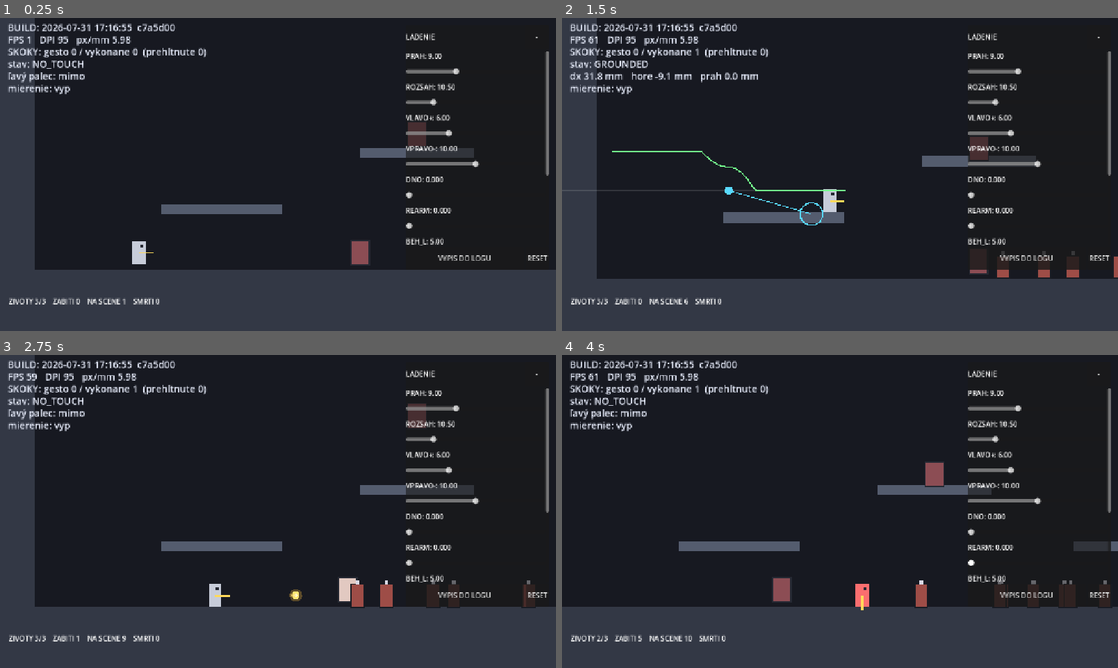
Above: before the commit, frames 1-4 (two rows, left to right).
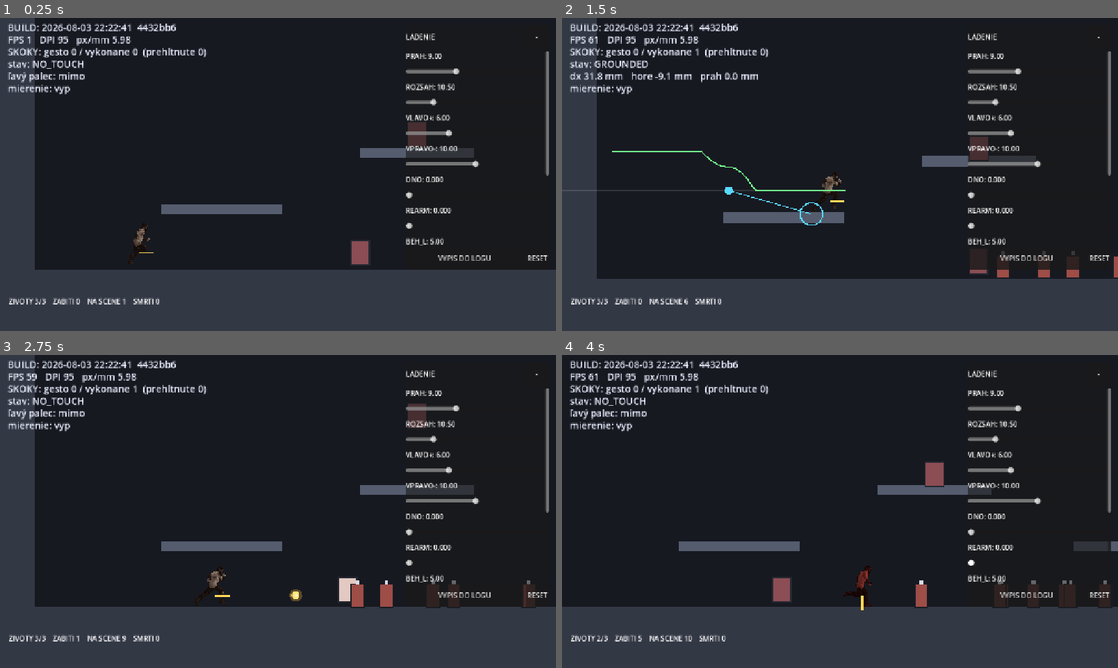
Above: after the commit, the same moments.

Repository: belispav/slavs
Game: Godot game, scene res://scenes/main.tscn
Same seed, same stepped clock (60 frames per second), same inputs: the game is played once before the commit and once after it.
Inputs (mouse positions are in pixels of both pictures, inside the frame that each line leads up to):
- Up to frame 1 (0.25 s): no input
- Up to frame 2 (1.5 s): tap Enter (ui_accept) at 0.5, 0.77 s; move the mouse to (962, 158) at 0.52 s; hold D 0.53-1.25 s; hold Space 0.53-1.25 s; click (962, 158) at 0.67 s; drag from (728, 190) to (979, 262) at 1.27 s
- Up to frame 3 (2.75 s): move the mouse to (333, 442) at 2.02 s; hold A from 2.03 s (still down); hold L from 2.03 s (still down)
- Up to frame 4 (4 s): release A at 2.75 s; release L at 2.75 s; drag from (812, 574) to (917, 596) at 2.77 s; move the mouse to (1006, 558) at 3.52 s; hold D from 3.53 s (still down); hold K from 3.53 s (still down); tap Enter (ui_accept) at 3.77 s

The runs differ from the first frame. In frame 1, 0.5% of the frame differs, in the area x 13-32%, y 1-79%; in frame 2, 0.5%; in frame 3, 0.5%; in frame 4, 0.5%, in the area x 13-56%, y 1-81%.

Commit message:
Fix the grey box on device, and map the tuning sliders in the cheat sheet
Listing a folder for .png files works in the editor and returns nothing in an
exported game, because Godot converts images to its own format on export and
the original files are not in the package. It fails only on the device, which is
the worst place to find it, and looks exactly like the art never loading. The
pixel pass now writes frames.gd next to the sprites; a script is a resource, so
it survives the export and load() still resolves the paths it names. Folder
listing stays as the fallback for the editor.

PRIKAZY.md gains what the ten sliders actually do. Ten unlabelled sliders is
enough to lose the one you need, and the one asked for - MIER - is the one whose
name says least about its effect: it is the distance the thumb may stray before
the anchor follows, so a small value is what makes the reticle skate about.
MIER_OTOC is marked leave-at-zero with the reason, since it was tried on device
and rejected for stopping auto-fire mid-turn.

Diff:
--- /dev/null
+++ b/volya/art/run_px/frames.gd
@@ -0,0 +1,25 @@
+# Generated by tools/pixelize_sprites.py - do not edit.
+#
+# Godot does not ship the original .png files in an exported game, so
+# the folder cannot be listed at runtime. This list can.
+extends RefCounted
+
+const FRAMES: Array[String] = [
+	"res://art/run_px/run_a00_0001.png",
+	"res://art/run_px/run_a00_0002.png",
+	"res://art/run_px/run_a00_0003.png",
+	"res://art/run_px/run_a00_0004.png",
+	"res://art/run_px/run_a00_0005.png",
+	"res://art/run_px/run_a00_0006.png",
+	"res://art/run_px/run_a00_0007.png",
+	"res://art/run_px/run_a00_0008.png",
+	"res://art/run_px/run_a00_0009.png",
+	"res://art/run_px/run_a00_0010.png",
+	"res://art/run_px/run_a00_0011.png",
+	"res://art/run_px/run_a00_0012.png",
+	"res://art/run_px/run_a00_0013.png",
+	"res://art/run_px/run_a00_0014.png",
+	"res://art/run_px/run_a00_0015.png",
+	"res://art/run_px/run_a00_0016.png",
+	"res://art/run_px/run_a00_0017.png",
+]
--- a/volya/scripts/build_stamp.gd
+++ b/volya/scripts/build_stamp.gd
@@ -5,4 +5,4 @@
 ##
 ## ZAMERNE tu NIE JE class_name: globalne nazvy tried su v cache, ktoru
 ## headless export neobnovuje, a export by na tom padol.
-const STAMP := "2026-07-31 17:16:55  c7a5d00"
+const STAMP := "2026-08-03 22:22:41  4432bb6"
--- a/volya/scripts/sprite_sequence.gd
+++ b/volya/scripts/sprite_sequence.gd
@@ -26,10 +26,41 @@
 	return result
 
 
+## Frame paths listed by the manifest the render pass writes, or an empty array
+## if there is none.
+##
+## Godot converts images to its own format on export, so the original .png
+## files are not present in the installed game and listing the folder returns
+## nothing. That fails only on the device, never in the editor. The manifest is
+## a script, which does survive the export.
+static func manifest_paths(path: String) -> PackedStringArray:
+	var manifest_path := path.path_join("frames.gd")
+	if not ResourceLoader.exists(manifest_path):
+		return PackedStringArray()
+	var script := load(manifest_path)
+	if script == null:
+		return PackedStringArray()
+	var lister = script.new()
+	if lister == null or not (&"FRAMES" in lister):
+		return PackedStringArray()
+	var out := PackedStringArray()
+	for entry in lister.FRAMES:
+		out.append(String(entry))
+	return out
+
+
 static func load_frames(path: String) -> Array[Texture2D]:
 	var frames: Array[Texture2D] = []
-	for file_name in png_files(path):
-		var tex := load(path.path_join(file_name)) as Texture2D
+
+	var listed := manifest_paths(path)
+	if listed.is_empty():
+		# No manifest: fall back to reading the folder, which works in the
+		# editor and is enough for a sequence dropped in by hand.
+		for file_name in png_files(path):
+			listed.append(path.path_join(file_name))
+
+	for full_path in listed:
+		var tex := load(full_path) as Texture2D
 		if tex != null:
 			frames.append(tex)
 	return frames
Not shown, added: volya/art/run_px/frames.gd.uid
Binary file added: volya/art/run_px/run_a00_0001.png
Not shown, added: volya/art/run_px/run_a00_0001.png.import
Binary file added: volya/art/run_px/run_a00_0002.png
Not shown, added: volya/art/run_px/run_a00_0002.png.import
Binary file added: volya/art/run_px/run_a00_0003.png
Not shown, added: volya/art/run_px/run_a00_0003.png.import
Binary file added: volya/art/run_px/run_a00_0004.png
Not shown, added: volya/art/run_px/run_a00_0004.png.import
Binary file added: volya/art/run_px/run_a00_0005.png
Not shown, added: volya/art/run_px/run_a00_0005.png.import
Binary file added: volya/art/run_px/run_a00_0006.png
(and 32 more such lines)
